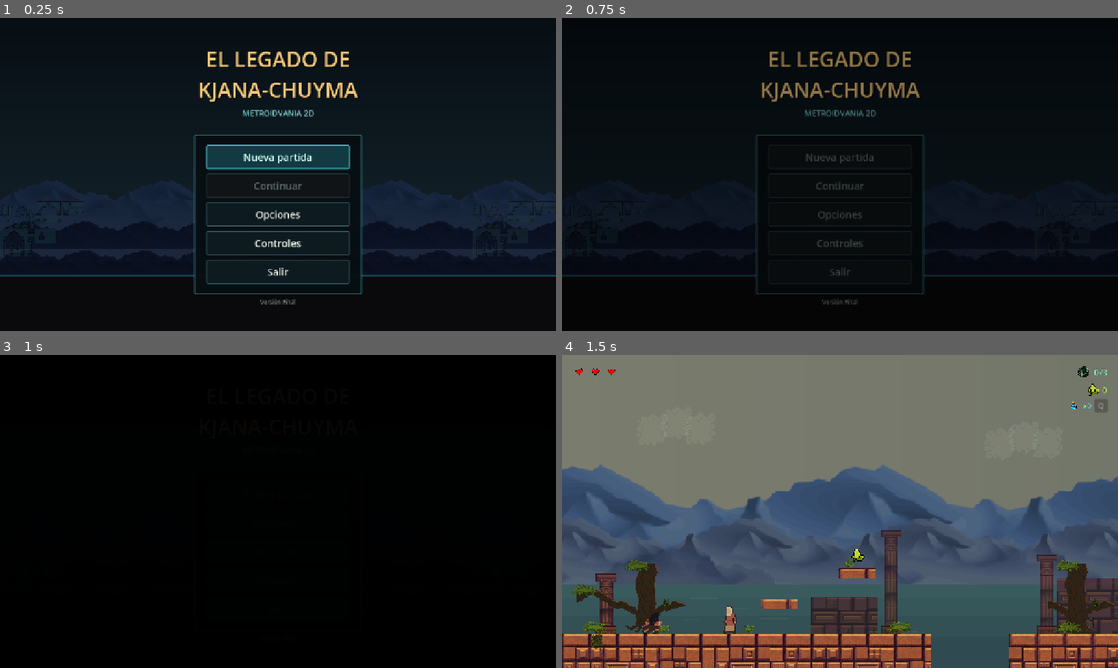
Above: before the commit, frames 1-4 (two rows, left to right).
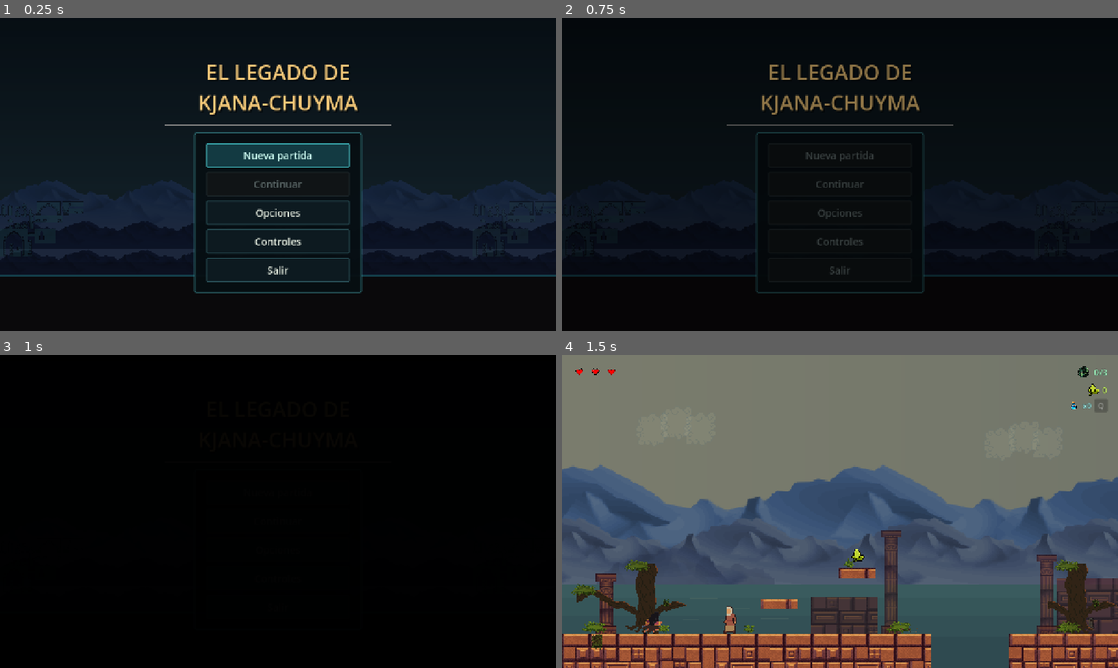
Above: after the commit, the same moments.

Repository: Lilarpo/el-legado-de-kjana-chuyma
Game: Godot game, scene res://scenes/ui/main_menu.tscn
The game is run twice, just before and just after one commit, with the same random seed, the same clock (stepped at 60 frames per second) and the same inputs. Sound files missing from this copy of the repository are replaced by a short silence.
Inputs (mouse positions are in pixels of both pictures, inside the frame that each line leads up to):
- Up to frame 1 (0.25 s): no input
- Up to frame 2 (0.75 s): click "Nueva partida" at 0.5 s
- Up to frame 3 (1 s): no input
- Up to frame 4 (1.5 s): tap Enter (ui_accept) at 1.25 s; move the mouse to (962, 495) at 1.27 s; hold D (move_right) from 1.28 s (still down); tap J (attack) at 1.35 s; click (962, 495) at 1.42 s

The runs differ from the first frame. In frame 1, 5.6% of the frame differs, in the area x 29-71%, y 10-92%; in frame 2, 3.3%; in frame 3, less than 0.1%; in frame 4, nothing differs.

Commit message:
Pulido final - menu limpio y sincronizacion GitHub

Diff:
--- a/scenes/ui/main_menu.tscn
+++ b/scenes/ui/main_menu.tscn
@@ -175,13 +175,6 @@
 KJANA-CHUYMA"
 horizontal_alignment = 1
 
-[node name="Subtitle" type="Label" parent="ContentMargin/Center/MenuColumn"]
-layout_mode = 2
-theme_override_colors/font_color = Color(0.49, 0.82, 0.82, 1)
-theme_override_font_sizes/font_size = 18
-text = "METROIDVANIA 2D"
-horizontal_alignment = 1
-
 [node name="Separator" type="HSeparator" parent="ContentMargin/Center/MenuColumn"]
 custom_minimum_size = Vector2(0, 20)
 layout_mode = 2
@@ -226,13 +219,6 @@
 layout_mode = 2
 text = "Salir"
 
-[node name="Footer" type="Label" parent="ContentMargin/Center/MenuColumn"]
-layout_mode = 2
-theme_override_colors/font_color = Color(0.48, 0.54, 0.53, 1)
-theme_override_font_sizes/font_size = 13
-text = "Versión Final"
-horizontal_alignment = 1
-
 [node name="MenuPanels" parent="." instance=ExtResource("6_panels")]
 
 [node name="FadeOverlay" type="ColorRect" parent="."]
Not shown, added: tests/final_ui_smoke.gd.uid
